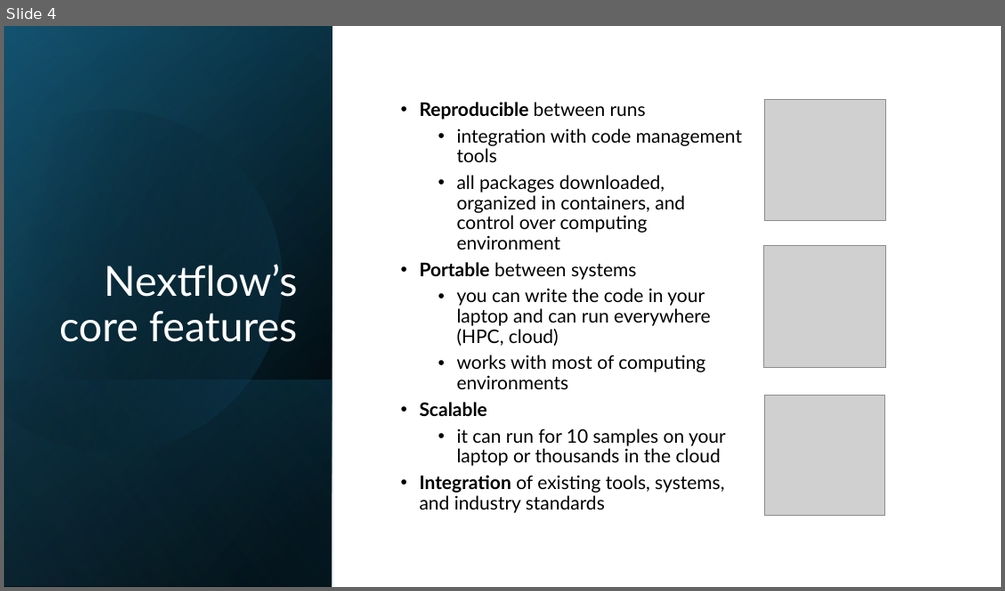
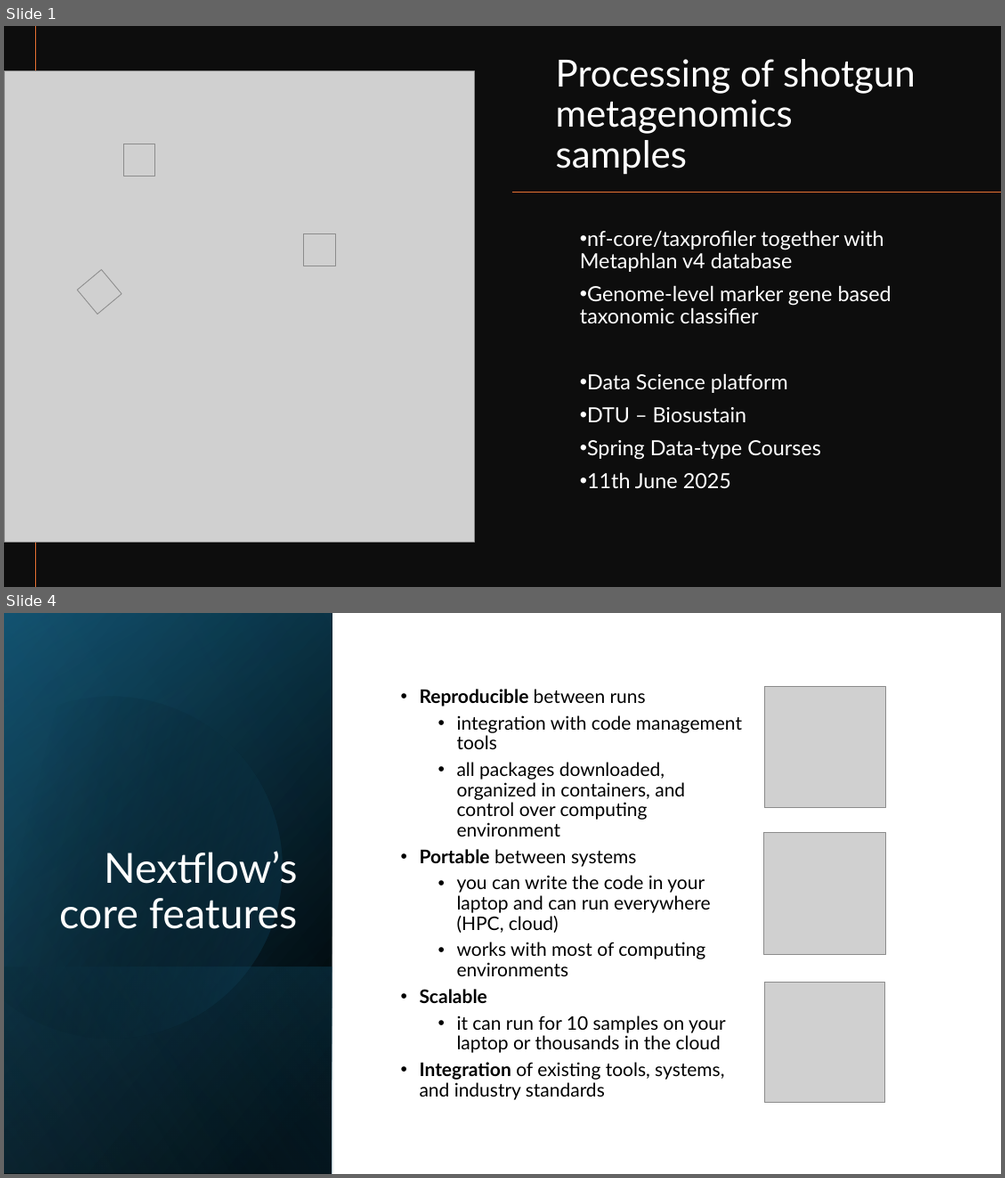
Before and after one commit to biosustain/dsp_metagenomics_training, a slide deck: course_contents/DataProcessing_taxprofiler.pptx. Shown one above the other, each under a label of ours: slide 4 before the commit, slides 1 and 4 after it; the slides between them are not shown. The pictures are 1005x591 and 1005x1178 pixels, drawn with LibreOffice and Linux fonts; fonts in the diff are those of the drawing; grey boxes stand for pictures. Boxes give left, top, right and bottom in pixels: in the first picture for what was removed or moved away, otherwise in the second. Text is boxed around its words. In the diff, an @@ line names an element or a change of style, - is before the commit and + after.

Commit message:
Fixed DataProcessing_taxprofiler.pptx

```diff
--- a/course_contents/DataProcessing_taxprofiler.pptx
+++ b/course_contents/DataProcessing_taxprofiler.pptx
@@ slide 1 added at bbox=[4, 26, 1001, 587], background #FFFFFF @@
@@ rectangle added at bbox=[4, 26, 1001, 587], fill #0D0D0D @@
@@ line added from (35, 26) to (35, 587), #E97132 1 pt @@
@@ title added at bbox=[556, 59, 915, 175], 36 pt, text #FFFFFF @@
+Processing of shotgun metagenomics samples
@@ line added from (1001, 192) to (512, 192), #E97132 1 pt @@
@@ subtitle added at bbox=[580, 230, 891, 488], 20 pt, text #FFFFFF @@
+• nf-core/taxprofiler together with Metaphlan v4 database
+• Genome-level marker gene based taxonomic classifier
+• Data Science platform
+• DTU – Biosustain
+• Spring Data-type Courses
+• 11th June 2025
@@ group added at bbox=[4, 70, 474, 541]: 4 pictures @@
```
Also in this commit, not shown: 5 slides changed, 4 other slides added, 2 slides removed.
